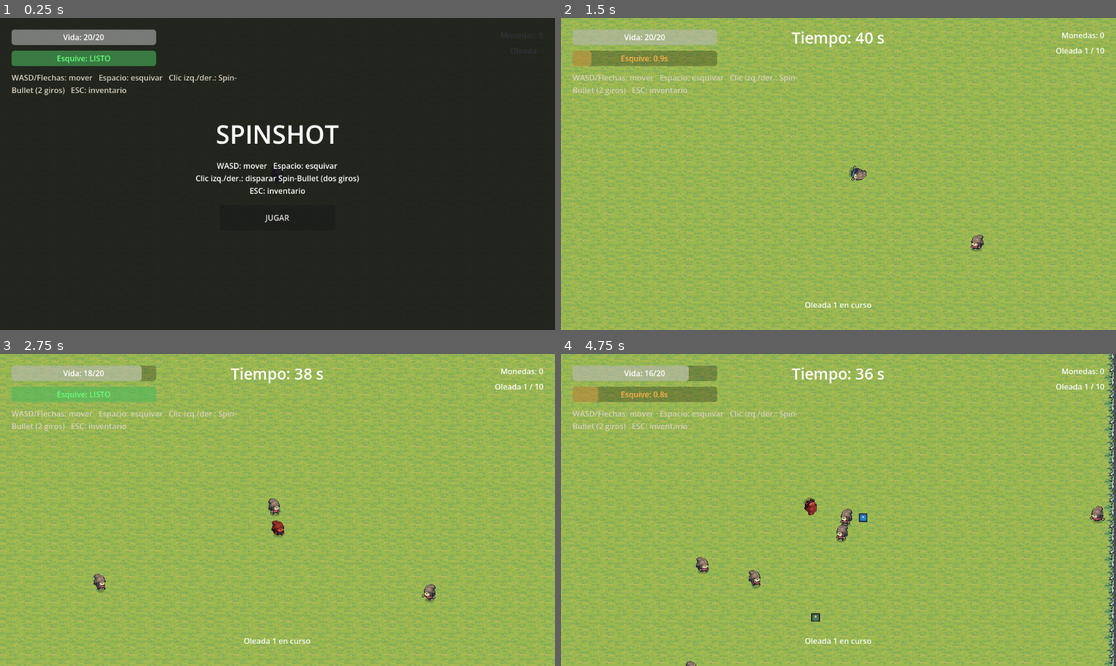
Above: before the commit, frames 1-4 (two rows, left to right).
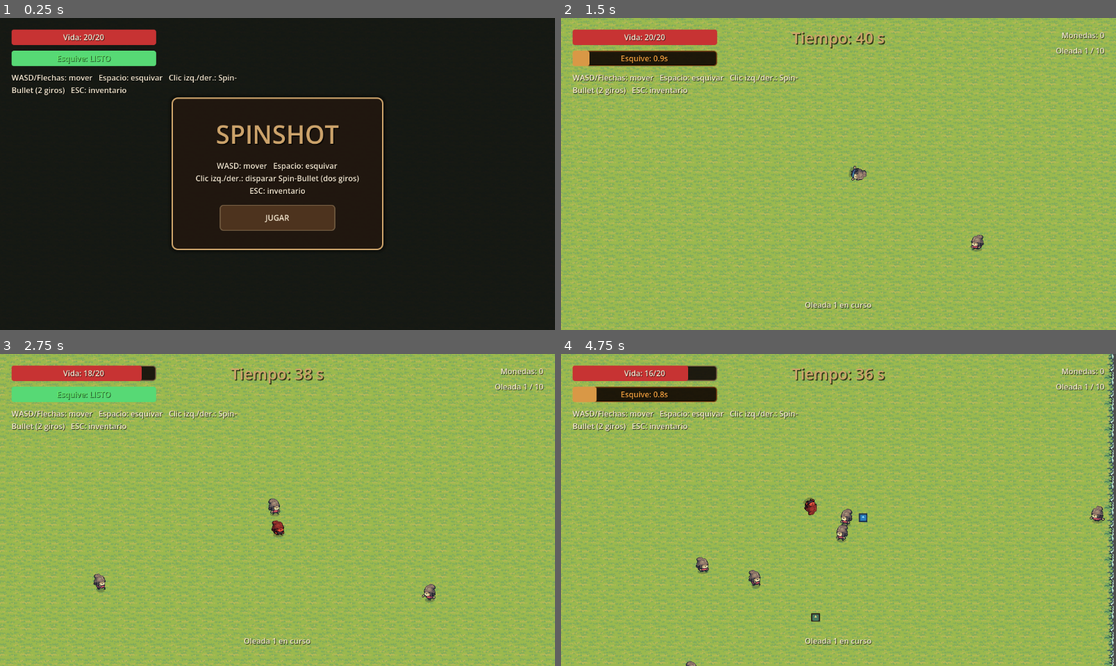
Above: after the commit, the same moments.

Repository: 4FCC/spinshot
Game: Godot game, scene res://Scenes/Main.tscn
Two runs of this game, one before a commit and one after it. Both use one fixed random seed, a clock stepped at 60 frames per second and the inputs below. The engine's default icon, where the game draws it, is replaced by a stand-in: a white triangle on a blue panel in a dark square.
Inputs (mouse positions are in pixels of both pictures, inside the frame that each line leads up to):
- Up to frame 1 (0.25 s): no input
- Up to frame 2 (1.5 s): click "JUGAR" at 0.5 s; tap Enter at 1.25 s; move the mouse to (960, 158) at 1.27 s; hold D (Derecha) from 1.28 s (still down); tap Space (dodge) at 1.35 s
- Up to frame 3 (2.75 s): move the mouse to (166, 525) at 2.02 s; release D (Derecha) at 2.03 s; hold S (Abajo) from 2.03 s (still down); tap Space (dodge) at 2.1 s
- Up to frame 4 (4.75 s): move the mouse to (894, 441) at 2.77 s; release S (Abajo) at 2.78 s; hold D (Derecha) 2.78-3.53 s; hold N (end_wave) 2.78-3.53 s; tap Space (dodge) at 3.05, 3.8, 4.55 s; move the mouse to (810, 572) at 3.52 s; hold W (Arriba) 3.53-4.28 s; right-click (810, 572) at 3.6 s; move the mouse to (1005, 556) at 4.27 s; press the mouse at (1005, 556) at 4.28 s; hold A (Izquierda) from 4.28 s (still down)

The runs differ from the first frame. In frame 1, 6.5% of the frame differs, in the area x 2-98%, y 3-75%; in frame 2, 3.7%; in frame 3, 3.7%; in frame 4, 3.7%.

Commit message:
Sprites definitivos de ítems, tema de UI madera/dorado y HUD limpio en menús
- Ítems: la tienda y el inventario usan los sprites de "Items assets/" (uno por
  ID): pociones de vida, daño, velocidad, cadencia, paytowin (robo de vida),
  bounce, split, lethal y autododge. Reemplazan los iconos genéricos.
- Nuevo Scripts/ui_theme.gd (UiTheme): estilo madera/dorado centralizado
  (paneles, botones, títulos, etiquetas y barras), acorde al kit
  UI assets/MediavelFree.png. Aplicado a tienda, inventario, pantallas de
  inicio/victoria/muerte y a las barras de vida/esquive del jugador.
- Al abrir el inventario (y en las pantallas) se ocultan temporalmente la barra
  de vida, la de esquive, el texto de ayuda y los textos de monedas/oleada/
  tiempo/info, para que la interfaz quede limpia (billy.set_hud_visible +
  game_mode._set_gameplay_ui_visible).

Co-Authored-By: Claude Opus 4.8 <noreply@anthropic.com>
Claude-Session: https://claude.ai/code/session_01EVFDgn2qQnY3SEDFH6Bwyc

Diff:
--- a/Scenes/GameMode.tscn
+++ b/Scenes/GameMode.tscn
@@ -5,20 +5,20 @@
 [ext_resource type="PackedScene" uid="uid://cbigminion001" path="res://Scenes/BigMinion.tscn" id="3_big"]
 [ext_resource type="PackedScene" uid="uid://cbulletmin0001" path="res://Scenes/BulletMinion.tscn" id="4_bm"]
 [ext_resource type="Script" uid="uid://bshop00000001" path="res://Scripts/shop.gd" id="5_shop"]
-[ext_resource type="Texture2D" uid="uid://v28qnfjec263" path="res://Tiny Swords (Free Pack)/Tiny Swords (Free Pack)/UI Elements/UI Elements/Icons/Icon_01.png" id="6_i1"]
-[ext_resource type="Texture2D" uid="uid://ddkjngjfjrj4u" path="res://Tiny Swords (Free Pack)/Tiny Swords (Free Pack)/UI Elements/UI Elements/Icons/Icon_02.png" id="7_i2"]
-[ext_resource type="Texture2D" uid="uid://dyon1tg7fya3" path="res://Tiny Swords (Free Pack)/Tiny Swords (Free Pack)/UI Elements/UI Elements/Icons/Icon_03.png" id="8_i3"]
-[ext_resource type="Texture2D" uid="uid://dp0w2tvfa748v" path="res://Tiny Swords (Free Pack)/Tiny Swords (Free Pack)/UI Elements/UI Elements/Icons/Icon_04.png" id="9_i4"]
-[ext_resource type="Texture2D" uid="uid://ddpcdxqbytdmu" path="res://Tiny Swords (Free Pack)/Tiny Swords (Free Pack)/UI Elements/UI Elements/Icons/Icon_05.png" id="10_i5"]
-[ext_resource type="Texture2D" uid="uid://cksvlxug1jkw0" path="res://Tiny Swords (Free Pack)/Tiny Swords (Free Pack)/UI Elements/UI Elements/Icons/Icon_06.png" id="11_i6"]
+[ext_resource type="Texture2D" uid="uid://b1vlj8npbb4lw" path="res://Items assets/Poción_de_vida_5.png" id="6_i1"]
+[ext_resource type="Texture2D" uid="uid://d3hdcd6f2ksik" path="res://Items assets/item_de_daño1.png" id="7_i2"]
+[ext_resource type="Texture2D" uid="uid://n3kkpuia1fqh" path="res://Items assets/Item_de_velocidad.png" id="8_i3"]
+[ext_resource type="Texture2D" uid="uid://6673a47v5fl2" path="res://Items assets/Item_cadecia_de_tiro.png" id="9_i4"]
+[ext_resource type="Texture2D" uid="uid://c8de0a8hkjley" path="res://Items assets/Poción_dev_vida_10.png" id="10_i5"]
+[ext_resource type="Texture2D" uid="uid://bm751mdv1lell" path="res://Items assets/Item_de_Daño2.png" id="11_i6"]
 [ext_resource type="PackedScene" uid="uid://cchargersc0001" path="res://Scenes/ChargerMinion.tscn" id="12_ch"]
 [ext_resource type="PackedScene" uid="uid://csupportsc0001" path="res://Scenes/SupportMinion.tscn" id="13_su"]
 [ext_resource type="PackedScene" uid="uid://cboss000000001" path="res://mecanicas de jefe/Boss.tscn" id="14_boss"]
-[ext_resource type="Texture2D" uid="uid://captqmb2csmlx" path="res://Tiny Swords (Free Pack)/Tiny Swords (Free Pack)/UI Elements/UI Elements/Icons/Icon_07.png" id="15_i7"]
-[ext_resource type="Texture2D" uid="uid://bpsxcl3fqoxkl" path="res://Tiny Swords (Free Pack)/Tiny Swords (Free Pack)/UI Elements/UI Elements/Icons/Icon_08.png" id="16_i8"]
-[ext_resource type="Texture2D" uid="uid://pkxstcvvj0m1" path="res://Tiny Swords (Free Pack)/Tiny Swords (Free Pack)/UI Elements/UI Elements/Icons/Icon_09.png" id="17_i9"]
-[ext_resource type="Texture2D" uid="uid://odr52ubib2hv" path="res://Tiny Swords (Free Pack)/Tiny Swords (Free Pack)/UI Elements/UI Elements/Icons/Icon_10.png" id="18_i10"]
-[ext_resource type="Texture2D" uid="uid://y6sfoqi7njwp" path="res://Tiny Swords (Free Pack)/Tiny Swords (Free Pack)/UI Elements/UI Elements/Icons/Icon_11.png" id="19_i11"]
+[ext_resource type="Texture2D" uid="uid://dinxn444dsvtp" path="res://Items assets/Item_paytowin.png" id="15_i7"]
+[ext_resource type="Texture2D" uid="uid://n66t7774pnta" path="res://Items assets/Item_bounce.png" id="16_i8"]
+[ext_resource type="Texture2D" uid="uid://di51uec0hiwfq" path="res://Items assets/Item_split.png" id="17_i9"]
+[ext_resource type="Texture2D" uid="uid://dd7eqyyxn0ns1" path="res://Items assets/Item_lethal.png" id="18_i10"]
+[ext_resource type="Texture2D" uid="uid://xpw82nasck4g" path="res://Items assets/Item_autododge1.png" id="19_i11"]
 
 [node name="GameMode" type="Node"]
 script = ExtResource("1_gm")
--- a/Scripts/billy.gd
+++ b/Scripts/billy.gd
@@ -110,6 +110,16 @@
 	camera.position_smoothing_speed = 6.0
 	_update_camera_zoom()
 	get_viewport().size_changed.connect(_update_camera_zoom)
+	_style_hud()
+
+func _style_hud() -> void:
+	# Aspecto madera/dorado coherente con el resto de la interfaz
+	UiTheme.apply_progress(health_bar, Color(0.78, 0.20, 0.20))
+	UiTheme.apply_progress(dodge_bar, Color(0.85, 0.85, 0.92))
+	UiTheme.apply_label(health_label)
+	UiTheme.apply_label(dodge_label)
+	if has_node("HUD/Root/Hint"):
+		UiTheme.apply_label($HUD/Root/Hint)
 
 func _update_camera_zoom() -> void:
 	var vp_h := get_viewport().get_visible_rect().size.y
@@ -432,6 +442,12 @@
 		velocity = Vector2.ZERO
 		sprite.play("idle")
 
+func set_hud_visible(value: bool) -> void:
+	"""Muestra/oculta el HUD del jugador (vida, esquive, ayuda) para que no
+	estorbe al abrir el inventario u otras pantallas."""
+	if has_node("HUD/Root"):
+		$HUD/Root.visible = value
+
 # =============================================================================
 # MEJORAS (usadas por la tienda)
 # =============================================================================
--- a/Scripts/game_mode.gd
+++ b/Scripts/game_mode.gd
@@ -74,12 +74,20 @@
 
 	_build_screens()
 	_build_inventory()
+	_style_labels()
 	_update_wave_label()
 	timer_label.text = ""
 	info_label.text = ""
 
 	call_deferred("_connect_player")
 	_show_start()
+
+func _style_labels() -> void:
+	UiTheme.apply_label(coins_label)
+	UiTheme.apply_label(wave_label)
+	UiTheme.apply_label(info_label)
+	UiTheme.apply_title(timer_label, 32)
+	UiTheme.apply_title(announce_label, 48)
 
 func _connect_player() -> void:
 	player = _find_player()
@@ -359,34 +367,48 @@
 
 	var bg := ColorRect.new()
 	bg.set_anchors_preset(Control.PRESET_FULL_RECT)
-	bg.color = Color(0.05, 0.05, 0.08, 0.85)
+	bg.color = Color(0.03, 0.03, 0.05, 0.9)
 	screen.add_child(bg)
 
 	var center := CenterContainer.new()
 	center.set_anchors_preset(Control.PRESET_FULL_RECT)
 	screen.add_child(center)
 
+	# Panel de madera que envuelve el contenido de la pantalla
+	var panel := PanelContainer.new()
+	UiTheme.apply_panel(panel)
+	center.add_child(panel)
+
+	var margin := MarginContainer.new()
+	margin.add_theme_constant_override("margin_left", 40)
+	margin.add_theme_constant_override("margin_top", 30)
+	margin.add_theme_constant_override("margin_right", 40)
+	margin.add_theme_constant_override("margin_bottom", 30)
+	panel.add_child(margin)
+
 	var vbox := VBoxContainer.new()
 	vbox.alignment = BoxContainer.ALIGNMENT_CENTER
 	vbox.add_theme_constant_override("separation", 18)
-	center.add_child(vbox)
+	margin.add_child(vbox)
 
 	var title := Label.new()
 	title.text = title_text
 	title.horizontal_alignment = HORIZONTAL_ALIGNMENT_CENTER
-	title.add_theme_font_size_override("font_size", 52)
+	UiTheme.apply_title(title, 52)
 	vbox.add_child(title)
 
 	if subtitle_text != "":
 		var sub := Label.new()
 		sub.text = subtitle_text
 		sub.horizontal_alignment = HORIZONTAL_ALIGNMENT_CENTER
+		UiTheme.apply_label(sub)
 		vbox.add_child(sub)
 
 	var button := Button.new()
 	button.text = button_text
 	button.custom_minimum_size = Vector2(240, 54)
 	button.size_flags_horizontal = Control.SIZE_SHRINK_CENTER
+	UiTheme.apply_button(button)
 	button.pressed.connect(button_cb)
 	vbox.add_child(button)
 
@@ -408,6 +430,7 @@
 	_victory_screen.visible = screen == _victory_screen
 	_death_screen.visible = screen == _death_screen
 	_screen_active = true
+	_set_gameplay_ui_visible(false)
 	get_tree().paused = true
 
 func _hide_screens() -> void:
@@ -415,6 +438,7 @@
 	_victory_screen.visible = false
 	_death_screen.visible = false
 	_screen_active = false
+	_set_gameplay_ui_visible(true)
 	get_tree().paused = false
 
 func _on_start_pressed() -> void:
@@ -453,13 +477,14 @@
 	panel.offset_top = -230.0
 	panel.offset_right = 300.0
 	panel.offset_bottom = 230.0
+	UiTheme.apply_panel(panel)
 	_inventory_panel.add_child(panel)
 
 	var margin := MarginContainer.new()
 	margin.set_anchors_preset(Control.PRESET_FULL_RECT)
-	margin.add_theme_constant_override("margin_left", 18)
+	margin.add_theme_constant_override("margin_left", 22)
 	margin.add_theme_constant_override("margin_top", 18)
-	margin.add_theme_constant_override("margin_right", 18)
+	margin.add_theme_constant_override("margin_right", 22)
 	margin.add_theme_constant_override("margin_bottom", 18)
 	panel.add_child(margin)
 
@@ -470,7 +495,7 @@
 	var title := Label.new()
 	title.text = "INVENTARIO"
 	title.horizontal_alignment = HORIZONTAL_ALIGNMENT_CENTER
-	title.add_theme_font_size_override("font_size", 28)
+	UiTheme.apply_title(title, 30)
 	vbox.add_child(title)
 
 	_inventory_grid = GridContainer.new()
@@ -482,7 +507,7 @@
 	var hint := Label.new()
 	hint.text = "Pasa el cursor sobre un ítem para ver sus detalles.  ESC para cerrar."
 	hint.horizontal_alignment = HORIZONTAL_ALIGNMENT_CENTER
-	hint.add_theme_color_override("font_color", Color(0.8, 0.8, 0.85))
+	UiTheme.apply_label(hint)
 	vbox.add_child(hint)
 
 	ui.add_child(_inventory_panel)
@@ -493,12 +518,27 @@
 	_inventory_open = not _inventory_open
 	if _inventory_open:
 		_refresh_inventory()
+		# Ocultar el HUD y los textos para que la interfaz quede limpia
+		_set_gameplay_ui_visible(false)
 		_inventory_panel.visible = true
 		get_tree().paused = true
 	else:
 		_inventory_panel.visible = false
+		_set_gameplay_ui_visible(true)
 		if not _screen_active:
 			get_tree().paused = false
+
+func _set_gameplay_ui_visible(v: bool) -> void:
+	"""Muestra/oculta el HUD de la partida (vida, esquive, monedas, oleada,
+	tiempo, info) para que no estorbe al abrir el inventario o una pantalla."""
+	coins_label.visible = v
+	wave_label.visible = v
+	timer_label.visible = v
+	info_label.visible = v
+	if not v:
+		announce_label.visible = false
+	if player != null and is_instance_valid(player) and player.has_method("set_hud_visible"):
+		player.set_hud_visible(v)
 
 func _refresh_inventory() -> void:
 	for c in _inventory_grid.get_children():
@@ -515,6 +555,7 @@
 	if inv.is_empty():
 		var empty := Label.new()
 		empty.text = "(Aún no has comprado ningún ítem)"
+		UiTheme.apply_label(empty)
 		_inventory_grid.add_child(empty)
 		return
 
@@ -524,6 +565,7 @@
 func _make_inventory_slot(data: Dictionary) -> Control:
 	var slot := Panel.new()
 	slot.custom_minimum_size = Vector2(80, 80)
+	UiTheme.apply_slot(slot)
 	slot.tooltip_text = "%s\n\n%s\n\nCantidad/Nivel: %d" % [
 		String(data.get("name", "")),
 		String(data.get("desc", "")),
@@ -545,10 +587,15 @@
 	var count := Label.new()
 	count.text = "x%d" % int(data.get("count", 1))
 	count.set_anchors_preset(Control.PRESET_BOTTOM_RIGHT)
-	count.offset_left = -28.0
-	count.offset_top = -22.0
+	count.offset_left = -30.0
+	count.offset_top = -24.0
 	count.offset_right = -4.0
 	count.offset_bottom = -2.0
+	count.horizontal_alignment = HORIZONTAL_ALIGNMENT_RIGHT
+	count.add_theme_color_override("font_color", UiTheme.GOLD)
+	count.add_theme_color_override("font_shadow_color", Color(0, 0, 0, 0.9))
+	count.add_theme_constant_override("shadow_offset_x", 1)
+	count.add_theme_constant_override("shadow_offset_y", 1)
 	count.mouse_filter = Control.MOUSE_FILTER_IGNORE
 	slot.add_child(count)
 
--- a/Scripts/shop.gd
+++ b/Scripts/shop.gd
@@ -79,6 +79,8 @@
 	]
 
 func _build_ui() -> void:
+	UiTheme.apply_panel(self)
+
 	var margin := MarginContainer.new()
 	margin.set_anchors_preset(Control.PRESET_FULL_RECT)
 	margin.add_theme_constant_override("margin_left", 18)
@@ -94,11 +96,12 @@
 	var title := Label.new()
 	title.text = "TIENDA"
 	title.horizontal_alignment = HORIZONTAL_ALIGNMENT_CENTER
-	title.add_theme_font_size_override("font_size", 28)
+	UiTheme.apply_title(title, 30)
 	vbox.add_child(title)
 
 	_coins_label = Label.new()
 	_coins_label.horizontal_alignment = HORIZONTAL_ALIGNMENT_CENTER
+	UiTheme.apply_label(_coins_label)
 	vbox.add_child(_coins_label)
 
 	vbox.add_child(HSeparator.new())
@@ -112,12 +115,14 @@
 
 	_reroll_button = Button.new()
 	_reroll_button.custom_minimum_size = Vector2(0, 44)
+	UiTheme.apply_button(_reroll_button)
 	_reroll_button.pressed.connect(_on_reroll)
 	vbox.add_child(_reroll_button)
 
 	var continue_button := Button.new()
 	continue_button.text = "Continuar"
 	continue_button.custom_minimum_size = Vector2(0, 48)
+	UiTheme.apply_button(continue_button)
 	continue_button.pressed.connect(_on_continue)
 	vbox.add_child(continue_button)
 
@@ -183,6 +188,7 @@
 		button.alignment = HORIZONTAL_ALIGNMENT_LEFT
 		button.expand_icon = true
 		button.tooltip_text = String(upg.get("desc", ""))
+		UiTheme.apply_button(button)
 		button.pressed.connect(_on_buy.bind(i))
 		_options_box.add_child(button)
 		_option_buttons.append(button)
--- /dev/null
+++ b/Scripts/ui_theme.gd
@@ -0,0 +1,72 @@
+class_name UiTheme
+extends RefCounted
+
+# =============================================================================
+# UI THEME — Estilo común "madera/dorado" para toda la interfaz
+# =============================================================================
+# Funciones estáticas que aplican StyleBoxes y colores coherentes con el kit de
+# UI medieval del proyecto. Centralizar aquí permite cambiar el look de toda la
+# interfaz desde un único sitio.
+
+const GOLD := Color(0.80, 0.64, 0.42)
+const GOLD_DIM := Color(0.46, 0.37, 0.26)
+const WOOD_DARK := Color(0.13, 0.09, 0.06, 0.97)
+const WOOD := Color(0.30, 0.20, 0.12)
+const WOOD_HOVER := Color(0.41, 0.28, 0.16)
+const WOOD_PRESSED := Color(0.22, 0.15, 0.09)
+const TEXT := Color(0.96, 0.91, 0.82)
+
+static func _flat(bg: Color, border: Color, bw: int, radius: int) -> StyleBoxFlat:
+	var s := StyleBoxFlat.new()
+	s.bg_color = bg
+	s.border_color = border
+	s.set_border_width_all(bw)
+	s.set_corner_radius_all(radius)
+	return s
+
+static func apply_panel(p: Control) -> void:
+	var s := _flat(WOOD_DARK, GOLD, 3, 12)
+	s.set_content_margin_all(10)
+	s.shadow_color = Color(0, 0, 0, 0.45)
+	s.shadow_size = 8
+	p.add_theme_stylebox_override("panel", s)
+
+static func apply_button(b: Button) -> void:
+	var n := _flat(WOOD, GOLD_DIM, 2, 7)
+	n.set_content_margin_all(8)
+	var h := _flat(WOOD_HOVER, GOLD, 2, 7)
+	h.set_content_margin_all(8)
+	var pr := _flat(WOOD_PRESSED, GOLD, 2, 7)
+	pr.set_content_margin_all(8)
+	var d := _flat(Color(0.15, 0.11, 0.08, 0.7), GOLD_DIM, 2, 7)
+	d.set_content_margin_all(8)
+	b.add_theme_stylebox_override("normal", n)
+	b.add_theme_stylebox_override("hover", h)
+	b.add_theme_stylebox_override("pressed", pr)
+	b.add_theme_stylebox_override("disabled", d)
+	b.add_theme_stylebox_override("focus", _flat(Color(0, 0, 0, 0), GOLD, 2, 7))
+	b.add_theme_color_override("font_color", TEXT)
+	b.add_theme_color_override("font_hover_color", Color.WHITE)
+	b.add_theme_color_override("font_pressed_color", GOLD)
+	b.add_theme_color_override("font_disabled_color", Color(0.6, 0.55, 0.5))
+
+static func apply_title(l: Label, size: int = 28) -> void:
+	l.add_theme_font_size_override("font_size", size)
+	l.add_theme_color_override("font_color", GOLD)
+	l.add_theme_color_override("font_shadow_color", Color(0, 0, 0, 0.7))
+	l.add_theme_constant_override("shadow_offset_x", 2)
+	l.add_theme_constant_override("shadow_offset_y", 2)
+
+static func apply_label(l: Label) -> void:
+	l.add_theme_color_override("font_color", TEXT)
+	l.add_theme_color_override("font_shadow_color", Color(0, 0, 0, 0.6))
+	l.add_theme_constant_override("shadow_offset_x", 1)
+	l.add_theme_constant_override("shadow_offset_y", 1)
+
+static func apply_slot(p: Control) -> void:
+	var s := _flat(Color(0.10, 0.07, 0.05, 0.95), GOLD_DIM, 2, 8)
+	p.add_theme_stylebox_override("panel", s)
+
+static func apply_progress(pb: ProgressBar, fill: Color) -> void:
+	pb.add_theme_stylebox_override("background", _flat(Color(0.07, 0.05, 0.04, 0.92), GOLD_DIM, 2, 6))
+	pb.add_theme_stylebox_override("fill", _flat(fill, Color(0, 0, 0, 0), 0, 5))
Not shown, added: Scripts/ui_theme.gd.uid
Not shown, changed: README.md
